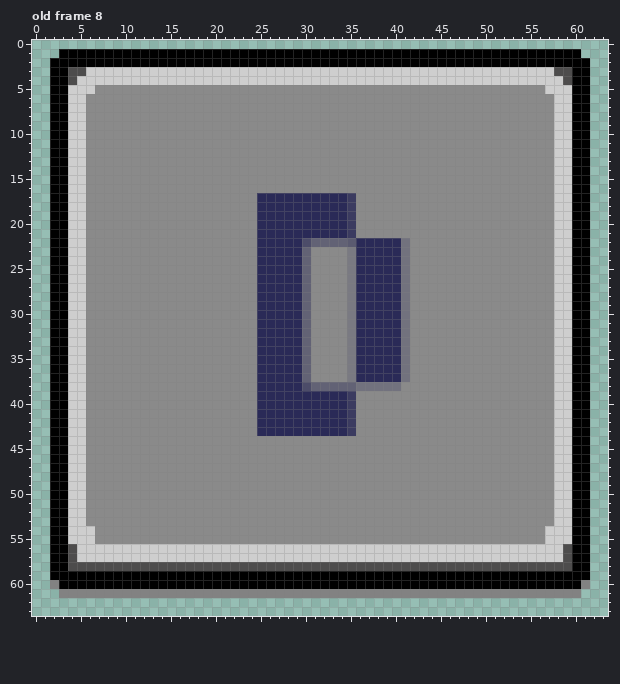
Two states of a pixel-art file, Asepirtes/keys.aseprite. The picture above is the old version.
64x64 pixels, 11 frames. Colours within 5 levels of each other are drawn and written as one. Shown: old frame 8. The commit also changed other frames, which this record leaves out.
Now the later version:
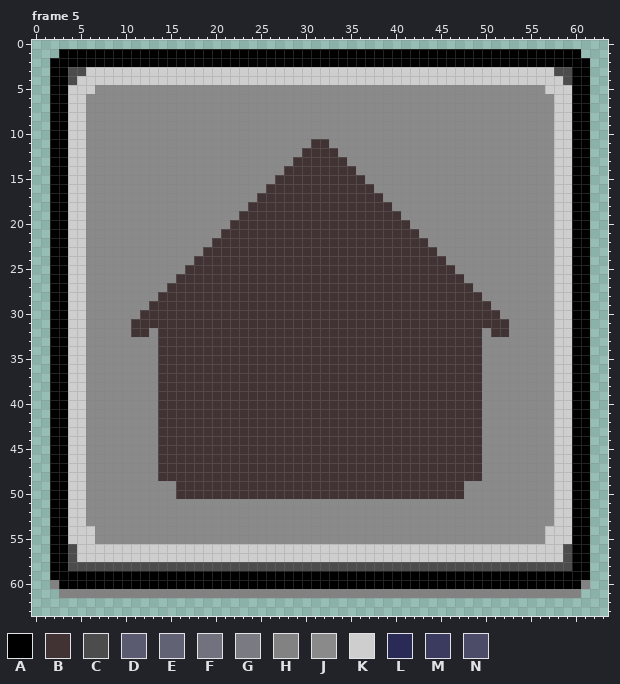
Palette (. is transparent): A #000000  B #413333  C #4d4c4c  D #5a5a70  E #626275  F #72727e  G #7a7a82  H #828282  J #8a8a8a  K #cecece  L #2a2a57  M #3b3b60  N #4c4c69
A new or re-ordered frame is compared with the old frame closest to it.
Change:
frames 11 -> 12
Frame 5 is new; against old frame 8:
The edit turns colour D into colour B in row 22 at x 35.
The edit turns colour E into colour B in row 22 at x 31 to 34; in rows 23 to 37 at x 30; in row 38 at x 31 to 35.
The edit turns colour F into colour B in rows 22 to 37 at x 41; in row 38 at x 36 to 40.
The edit turns colour G into colour B in rows 23 to 37 at x 35.
The edit turns colour J into colour B in row 11 at x 31 to 32; in row 12 at x 30 to 33; in row 13 at x 29 to 34; in row 14 at x 28 to 35; in row 15 at x 27 to 36; in row 16 at x 26 to 37.
The edit turns colour J into colour B in row 17 at x 36 to 38; in row 18 at x 24 and 36 to 39; in row 19 at x 23 to 24 and 36 to 40; in row 20 at x 22 to 24 and 36 to 41; in row 21 at x 21 to 24 and 36 to 42; in row 22 at x 20 to 24 and 42 to 43.
The edit turns colour J into colour B in row 23 at x 19 to 24, 31 to 34 and 42 to 44; in row 24 at x 18 to 24, 31 to 34 and 42 to 45; in row 25 at x 17 to 24, 31 to 34 and 42 to 46; in row 26 at x 16 to 24, 31 to 34 and 42 to 47; in row 27 at x 15 to 24, 31 to 34 and 42 to 48; in row 28 at x 14 to 24, 31 to 34 and 42 to 49.
The edit turns colour J into colour B in row 29 at x 13 to 24, 31 to 34 and 42 to 50; in row 30 at x 12 to 24, 31 to 34 and 42 to 51; in row 31 at x 11 to 24, 31 to 34 and 42 to 52; in row 32 at x 11 to 12, 14 to 24, 31 to 34, 42 to 49 and 51 to 52; in rows 33 to 37 at x 14 to 24, 31 to 34 and 42 to 49; in row 38 at x 14 to 24 and 41 to 49.
The edit turns colour J into colour B in rows 39 to 43 at x 14 to 24 and 36 to 49; in rows 44 to 48 at x 14 to 49; in rows 49 to 50 at x 16 to 47.
The edit turns colour L into colour B in rows 17 to 21 at x 25 to 34; in rows 22 to 37 at x 25 to 29 and 36 to 40; in row 38 at x 25 to 29; in rows 39 to 43 at x 25 to 34.
The edit turns colour M into colour B in rows 17 to 21 at x 35; in rows 39 to 43 at x 35.
The edit turns colour N into colour B in row 22 at x 30; in row 38 at x 30.
Boxes around the changes in both pictures, in picture pixels (x1, y1, x2, y2):
changed: (131, 139, 509, 499)
